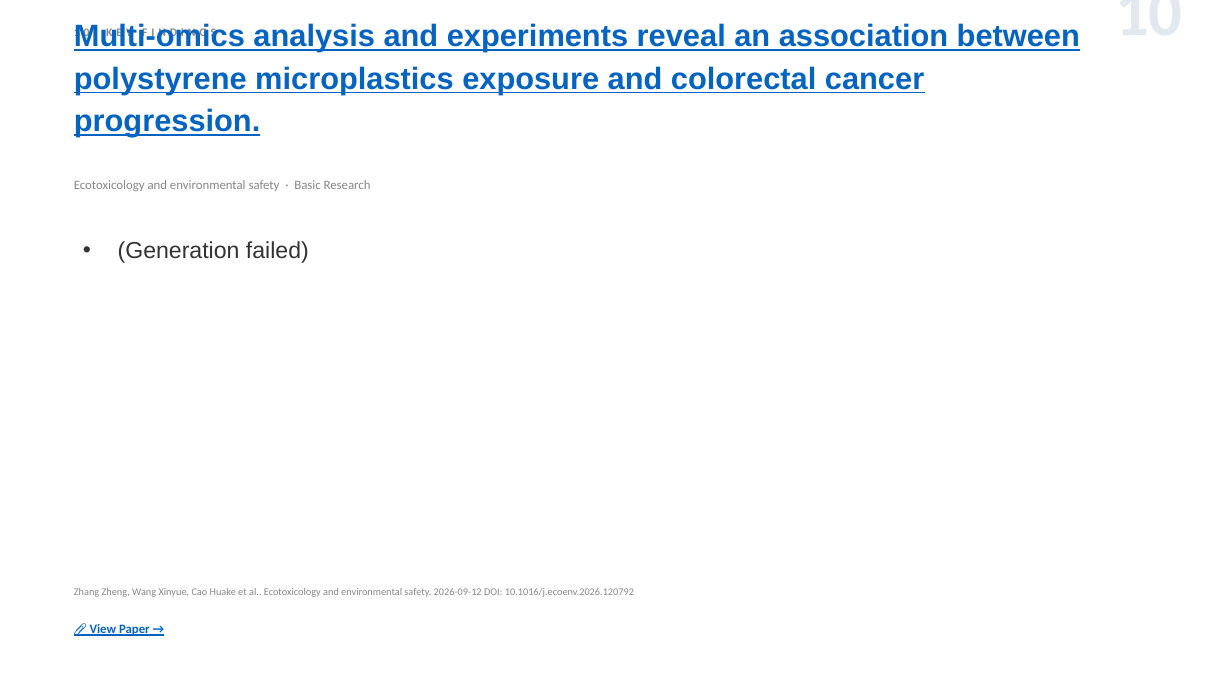
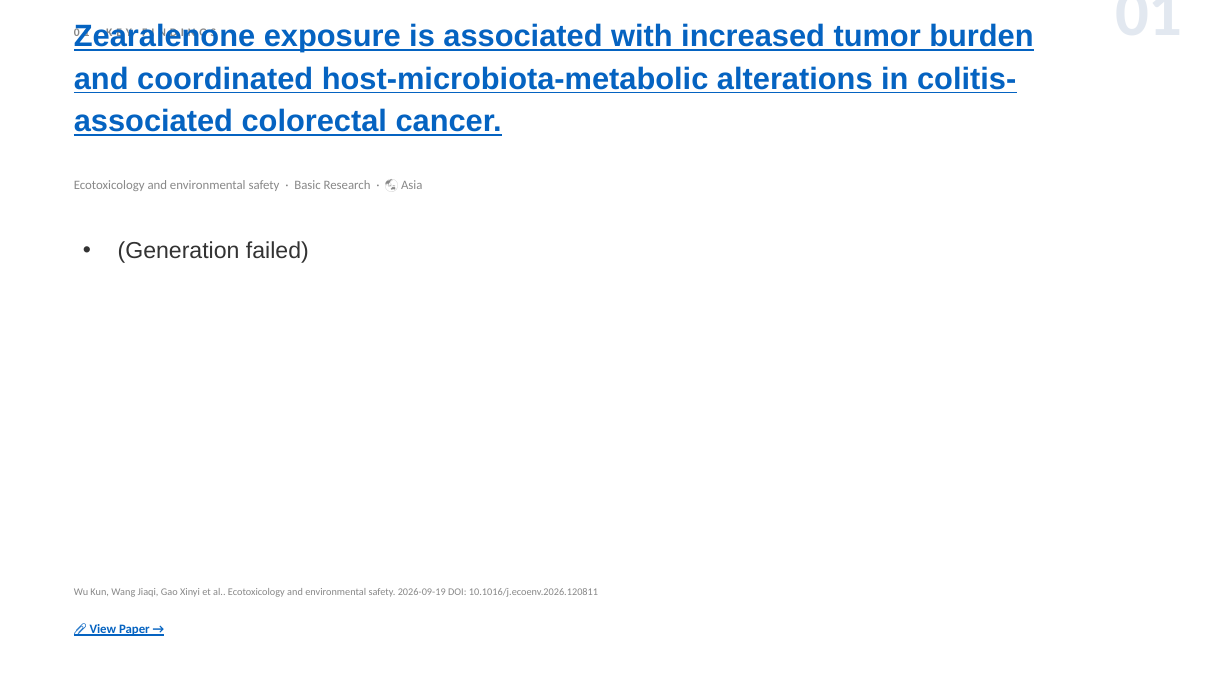
Before and after one commit to jejenhu-maker/colorectal-weekly-digest, a slide deck: slide 3 of docs/digest-en.pptx (slide 12 before the commit). Drawn at 1232x693 pixels with LibreOffice and Linux fonts; fonts in the diff are those of the drawing. Boxes give left, top, right and bottom in pixels: in the first picture for what was removed or moved away, otherwise in the second. Text is boxed around its words. In the diff, an @@ line names an element or a change of style, - is before the commit and + after.

```diff
--- a/docs/digest-en.pptx
+++ b/docs/digest-en.pptx
@@ text at (74,27,216,40): text changed @@
-10 KEY FINDINGS
+01 KEY FINDINGS
@@ text at (74,23,1033,136): text changed @@
-Multi-omics analysis and experiments reveal an association between polystyrene microplastics exposure and colorectal cancer progression.
+Zearalenone exposure is associated with increased tumor burden and coordinated host-microbiota-metabolic alterations in colitis-associated colorectal cancer.
@@ text at (924,9,1183,9): text changed @@
-10
+01
@@ text at (74,180,422,191): text changed @@
-Ecotoxicology and environmental safety · Basic Research
+Ecotoxicology and environmental safety · Basic Research · 🌏 Asia
@@ text at (74,588,598,597): text changed @@
-Zhang Zheng, Wang Xinyue, Cao Huake et al.. Ecotoxicology and environmental safety. 2026-09-12 DOI: 10.1016/j.ecoenv.2026.120792
+Wu Kun, Wang Jiaqi, Gao Xinyi et al.. Ecotoxicology and environmental safety. 2026-09-19 DOI: 10.1016/j.ecoenv.2026.120811
```
Also in this commit, not shown: 8 other slides changed, 3 slides added, 3 slides removed, 2 other files.
